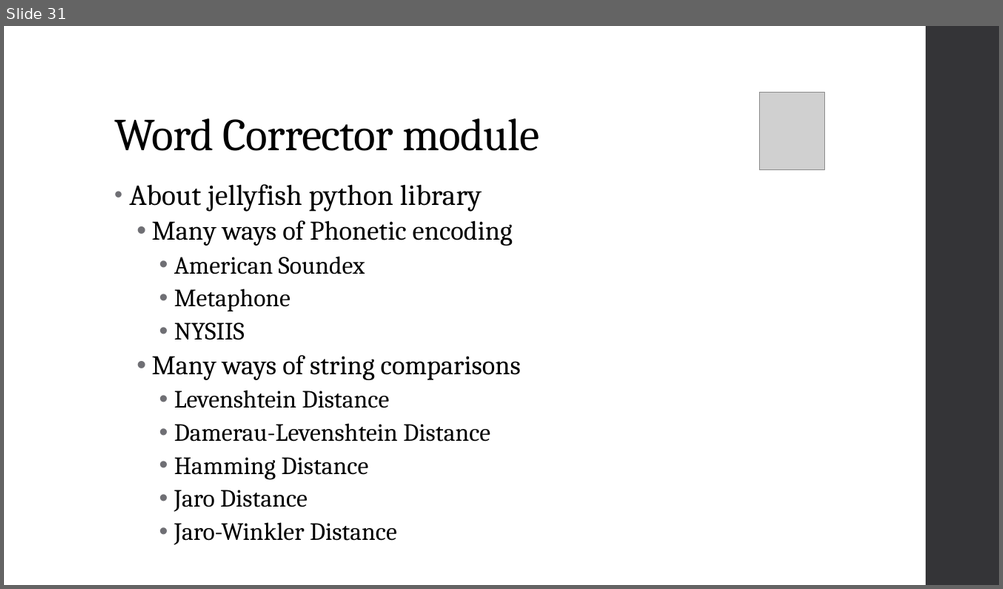
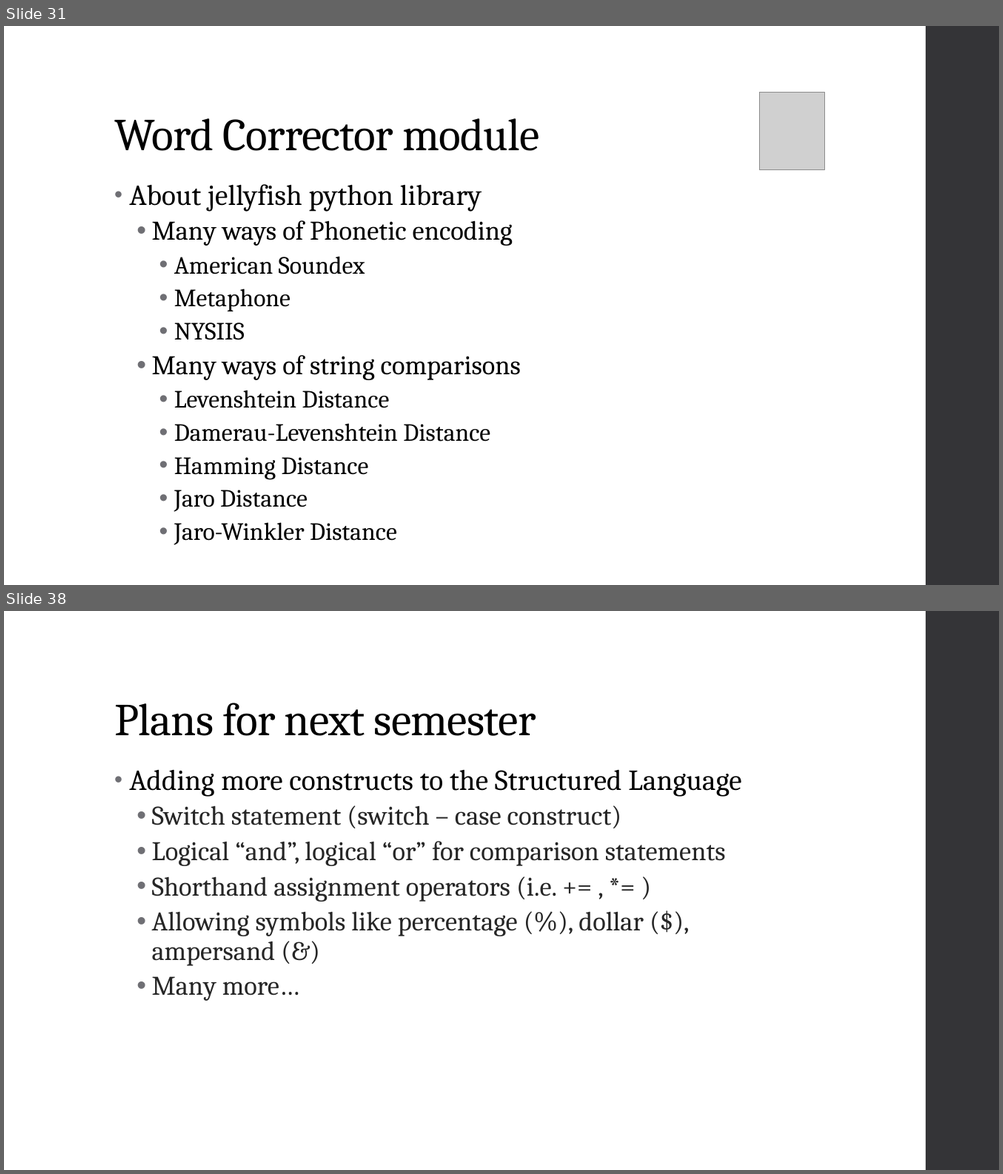
Before and after one commit to nlzz22/FYPTalkToCode, a slide deck: FYP CA Presentation.pptx. Shown one above the other, each under a label of ours: slide 31 before the commit, slides 31 and 38 after it; the slides between them are not shown. The pictures are 1003x589 and 1003x1174 pixels, drawn with LibreOffice and Linux fonts; fonts in the diff are those of the drawing; grey boxes stand for pictures. Boxes give left, top, right and bottom in pixels: in the first picture for what was removed or moved away, otherwise in the second. Text is boxed around its words. In the diff, an @@ line names an element or a change of style, - is before the commit and + after.

```diff
--- a/FYP CA Presentation.pptx
+++ b/FYP CA Presentation.pptx
@@ slide 38 added at [4,611,999,1170], background #FFFFFF; not listed: 1 template element that a slide beside it also shows @@
@@ title added at [114,703,536,736], 44 pt, text #000000 @@
+Plans for next semester
@@ text added at [129,769,741,1001], 26 pt, text #262626 @@
+• Adding more constructs to the Structured Language
+  • Switch statement (switch – case construct)
+  • Logical “and”, logical “or” for comparison statements
+  • Shorthand assignment operators (i.e. += , *= )
+  • Allowing symbols like percentage (%), dollar ($), ampersand (&)
+  • Many more…
```
Also in this commit, not shown: 3 slides changed, 9 other slides added, 1 slide removed.
